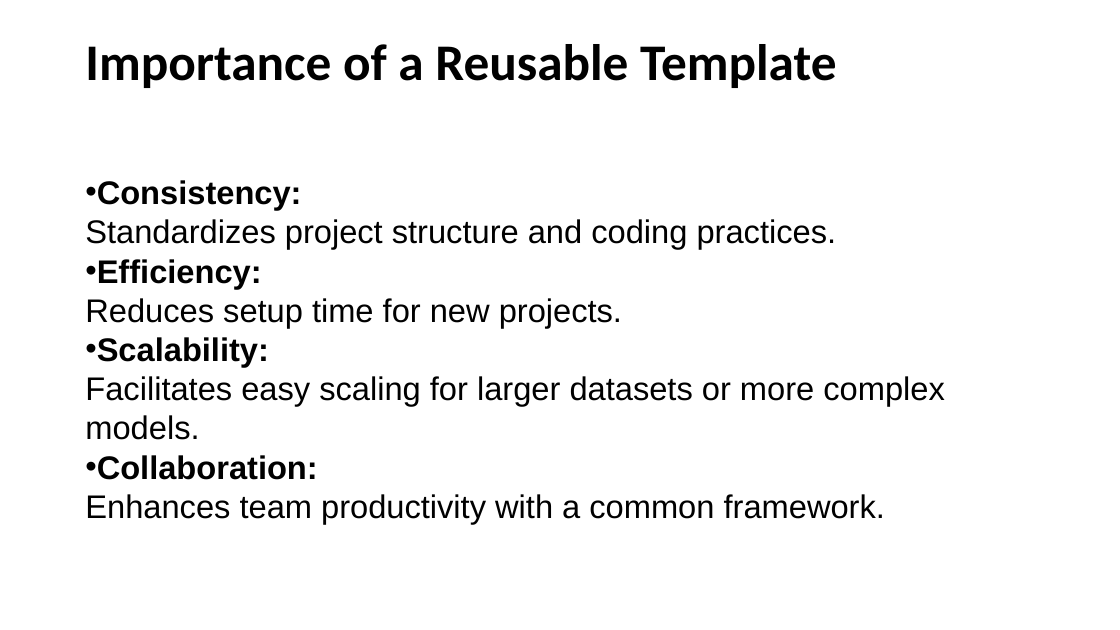
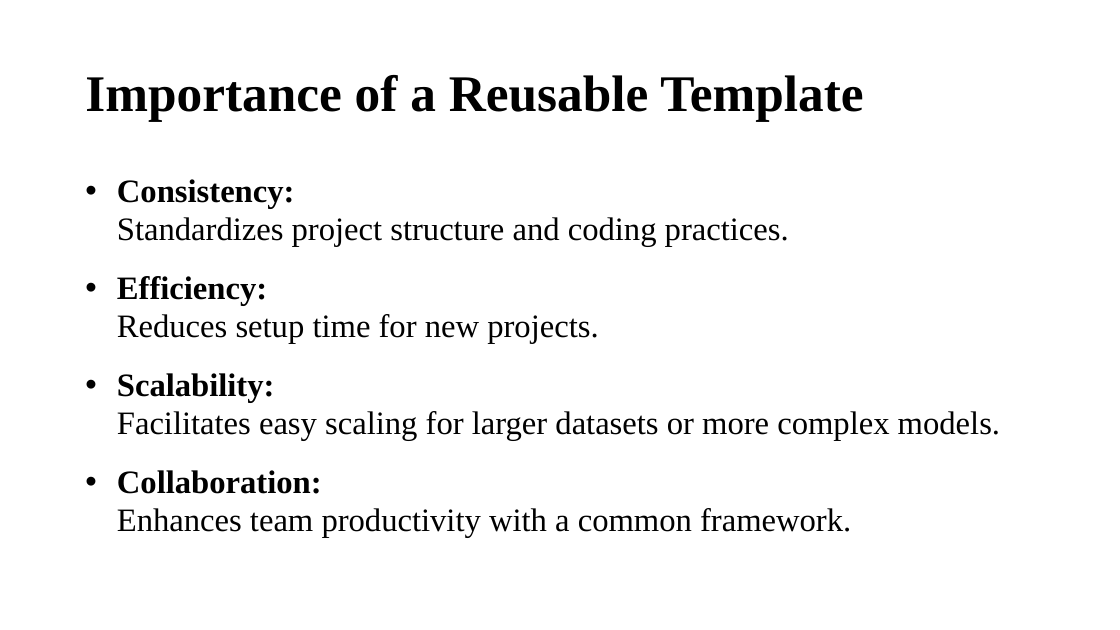
Before and after one commit to orbashangit/MlProjectTemplate, a slide deck: slide 5 of ML Pipeline Template Presentation.pptx (slide 6 before the commit). Drawn at 1120x630 pixels with LibreOffice and Linux fonts; fonts in the diff are those of the drawing. Boxes give left, top, right and bottom in pixels: in the first picture for what was removed or moved away, otherwise in the second. Text is boxed around its words. In the diff, an @@ line names an element or a change of style, - is before the commit and + after.

```diff
--- a/ML Pipeline Template Presentation.pptx
+++ b/ML Pipeline Template Presentation.pptx
@@ title "Importance of a Reusable Template" at (x1=85, y1=75, x2=863, y2=121): font Calibri to Times New Roman @@
@@ text "Consistency: Standardizes project structure and ..." at (x1=117, y1=179, x2=1000, y2=537): font Arial to Times New Roman; indent changed; line spacing 1 to 0.97; more space between paragraphs @@
```
Also in this commit, not shown: 9 other slides changed, 1 slide added, 2 slides removed.
